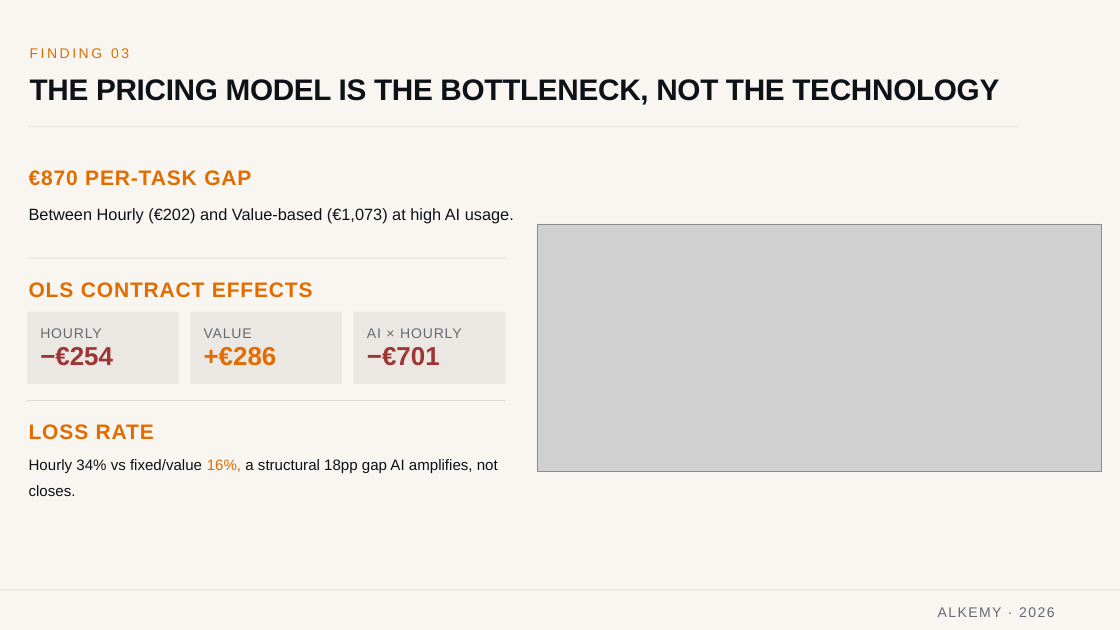
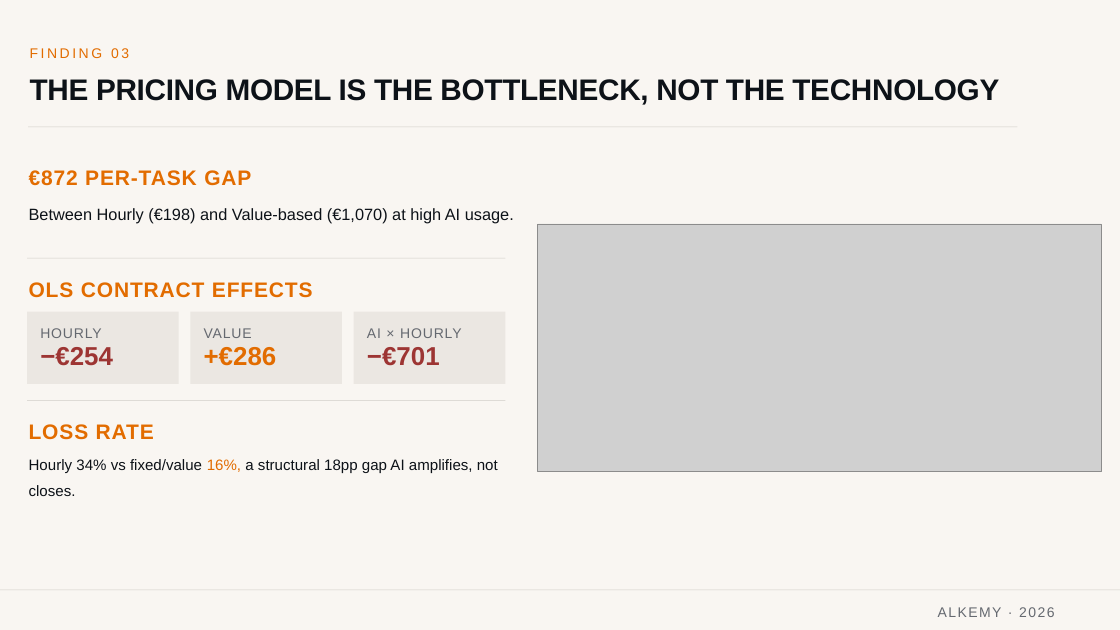
Before and after one commit to tabbba/Machine-Learning-810161, a slide deck: slide 7 of Alkemy_Business_Presentation_1final1.pptx. Drawn at 1120x630 pixels with LibreOffice and Linux fonts; fonts in the diff are those of the drawing; grey boxes stand for pictures. Boxes give left, top, right and bottom in pixels: in the first picture for what was removed or moved away, otherwise in the second. Text is boxed around its words. In the diff, an @@ line names an element or a change of style, - is before the commit and + after.

```diff
--- a/Alkemy_Business_Presentation_1final1.pptx
+++ b/Alkemy_Business_Presentation_1final1.pptx
@@ text at <box>29,170,251,186</box>: text changed @@
-€870 PER-TASK GAP
+€872 PER-TASK GAP
@@ text at <box>29,208,514,223</box>: text changed @@
-Between Hourly (€202) and Value-based (€1,073) at high AI usage.
+Between Hourly (€198) and Value-based (€1,070) at high AI usage.
```
Also in this commit, not shown: 6 other slides changed, 2 other files.
